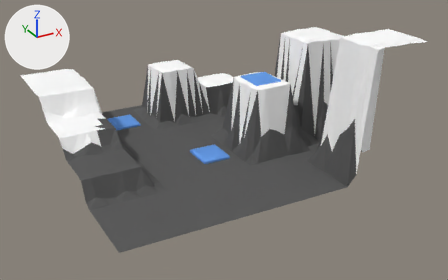
What one commit did to the Blender file Models/Level1.blend.
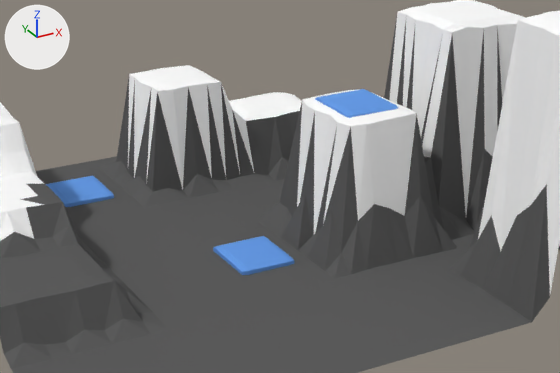
Old and new are each drawn whole from a 50 mm camera at (-14.6, -28.9, 14.6) aimed at (0.5, -1.6, 1.0) and again close up on the part from 19% to 81% of the width and 10% to 76% of the height. Lighting does not change. The marker at upper left points along +X, +Y and +Z.
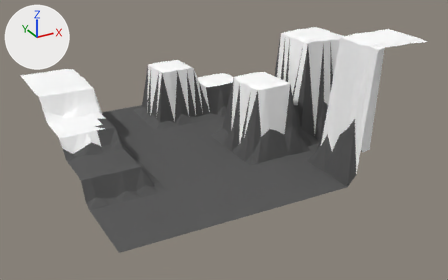
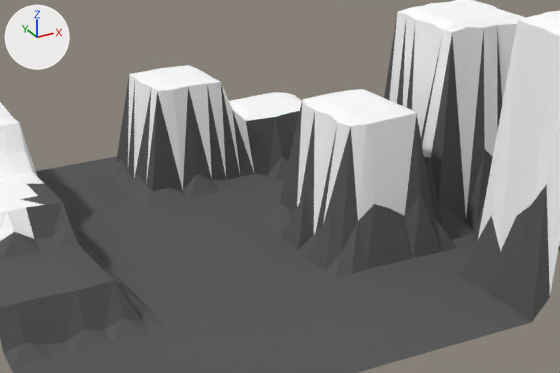
Commit message: Level 1 Model

Boxes [x1, y1, x2, y2] around the edits, measured in the close-ups (560 x 373 px):
'Plane.001', deleted (blue): before [213, 236, 294, 275]
'Plane.002', deleted (blue): before [315, 89, 398, 118]
'Plane.003', deleted (blue): before [46, 176, 114, 207]

The change, as a list of edits to the scene's bpy script:
```text
Remove ob_plane_003:
    ob_plane_003 = bpy.data.objects.new('Plane.003', me_plane_003)
    ob_plane_003.location = (-2.82, 6.22, -0.21)
    ob_plane_003.scale = (0.782, 0.869, 0.84)
Remove ob_plane_002:
    ob_plane_002 = bpy.data.objects.new('Plane.002', me_plane_002)
    ob_plane_002.location = (2.91, -0.49, 3.6)
    ob_plane_002.scale = (0.782, 0.869, 0.84)
Remove ob_plane_001:
    ob_plane_001 = bpy.data.objects.new('Plane.001', me_plane_001)
    ob_plane_001.location = (-0.3, -0.49, -0.21)
    ob_plane_001.scale = (0.782, 0.869, 0.84)
```
